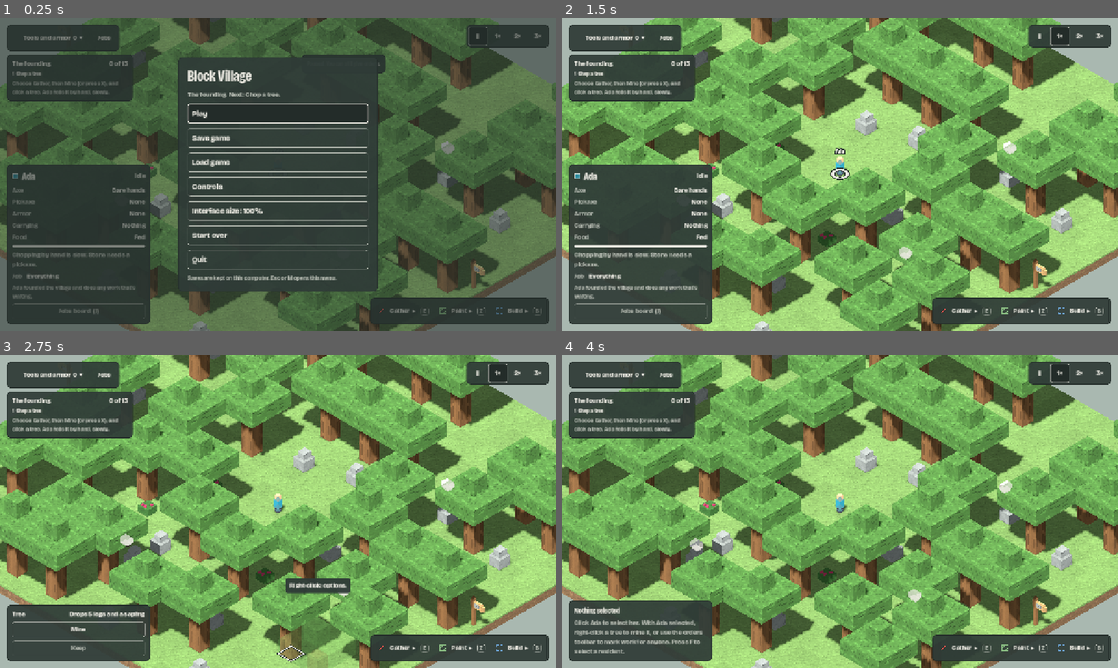
Above: before the commit, frames 1-4 (two rows, left to right).
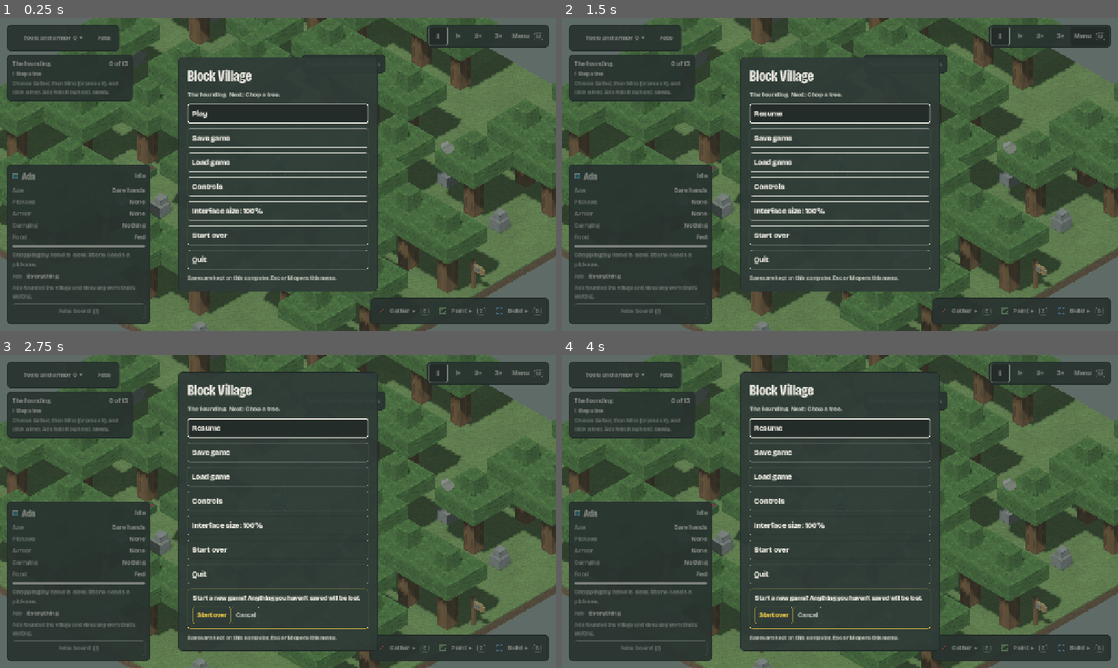
Above: after the commit, the same moments.

Repository: NerdyToddGerdy/mc_village
Game: Godot game, scene res://scenes/main.tscn
Two runs of this game, one before a commit and one after it. Both use one fixed random seed, a clock stepped at 60 frames per second and the inputs below.
Inputs (mouse positions are in pixels of both pictures, inside the frame that each line leads up to):
- Up to frame 1 (0.25 s): no input
- Up to frame 2 (1.5 s): click "Play" at 0.5 s; click (1090, 36) at 1.25 s, where only the run after the commit has a clickable "Menu"
- Up to frame 3 (2.75 s): click (278, 570) at 2 s, where only the run after the commit has a clickable "Start over"
- Up to frame 4 (4 s): click (840, 549) at 2.75 s, where only the run after the commit has a clickable "Start over"; click (840, 549) at 3.5 s, where only the run after the commit has a clickable "Start over"

The runs differ from the first frame. In frame 1, 0.6% of the frame differs, in the area x 76-98%, y 2-10%; in frame 2, 75%; in frame 3, 82%; in frame 4, 83%, in the area x 0-100%, y 0-100%.

Commit message:
An on-screen Menu button opens the Esc menu
A Menu button beside the speed buttons opens the main menu with a click,
for mouse-only players and the web build. Its keycap follows the menu
binding. Issue #216.

Co-Authored-By: Claude Sonnet 5.5 <noreply@anthropic.com>

Diff:
--- a/game/scenes/game.gd
+++ b/game/scenes/game.gd
@@ -775,6 +775,16 @@
 		_acc = 0.0
 		set_tool("")
 	_menu.show_view(view)
+
+
+## The HUD's Menu button (issue #216): opens the main menu as Esc does, or closes it again.
+func toggle_menu() -> void:
+	if not _menu.visible:
+		open_menu("main")
+	elif _menu.view == "main":
+		close_menu()
+	else:
+		_menu.back()
 
 
 func close_menu() -> void:
--- a/game/tests/game_test.gd
+++ b/game/tests/game_test.gd
@@ -284,6 +284,34 @@
 		if b is Button and not b.is_queued_for_deletion() and b.get_meta("label", "") == row:
 			return _walk(b).filter(func(n): return n is Label and n.get_parent() is PanelContainer).map(func(l): return l.text)
 	return []
+
+
+## Issue #216: a Menu button on the HUD opens the Esc menu, shows the menu key and follows a rebind.
+func _test_menu_button(game: Game) -> void:
+	var hud: Hud = game._hud
+	game.set_tool("")
+	if game._menu.visible:
+		game.close_menu()
+	hud.refresh(game.sim)
+	var b: Button = hud._menu_btn
+	check(b.is_visible_in_tree() and b.text == "Menu", "the HUD has a Menu button")
+	check(hud._menu_cap_label.text == game.keys.first("menu"), "it shows the menu key (%s)" % hud._menu_cap_label.text)
+	var r := b.get_global_rect()
+	check(get_root().get_visible_rect().encloses(r), "it's on screen")
+	for other in [hud._speed_panel, hud._stuck_panel]:
+		if other.visible and other != hud._speed_panel:
+			check(not other.get_global_rect().intersects(r), "it doesn't cover the stuck list")
+	b.pressed.emit()
+	check(game._menu.visible and game._menu.view == "main", "clicking it opens the main menu")
+	game.toggle_menu()
+	check(not game._menu.visible, "clicking it again closes the menu, as Esc does")
+	game.keys.assign("menu", KEY_F2)
+	hud._keys_sig = ""
+	hud.refresh(game.sim)
+	check(hud._menu_cap_label.text == "F2" and "F2" in b.tooltip_text, "the badge and tooltip follow a rebound key")
+	game.keys.reset()
+	hud._keys_sig = ""
+	hud.refresh(game.sim)
 
 
 ## Issues #93, #94: Gather and Paint menus in the toolbar, picked by click or by 1–9 while open.
@@ -1227,6 +1255,7 @@
 	_test_smooth_movement(game)
 	await _test_rebinding(game)
 	_test_order_menus(game)
+	_test_menu_button(game)
 	_test_key_migration()
 	await _test_craft_menu(game)
 	await _test_right_click_never_silent(game)
--- a/game/view/hud.gd
+++ b/game/view/hud.gd
@@ -40,6 +40,9 @@
 var _pointer := Vector2(-1, -1)
 var _goals := VBoxContainer.new()
 var _speed_btns := {}
+var _menu_btn: Button                ## The on-screen button for the Esc menu (issue #216), beside the speed buttons.
+var _menu_cap: PanelContainer        ## Its key badge, which follows the "menu" binding.
+var _menu_cap_label: Label
 var _stuck_panel: PanelContainer
 var _stuck := VBoxContainer.new()
 var stuck_open := true          ## The stuck list shows its entries; false folds it to a chip (issue #77).
@@ -155,6 +158,27 @@
 		b.toggle_mode = true
 		_speed_btns[v] = b
 		speed.add_child(b)
+	_menu_btn = _button("Menu", func(): game.toggle_menu())  # the Esc menu, for the mouse and the web build (issue #216)
+	_menu_btn.custom_minimum_size = Vector2(0, 44)
+	_menu_btn.alignment = HORIZONTAL_ALIGNMENT_LEFT
+	_menu_cap = PanelContainer.new()
+	var menu_cap_box := _box(Color(0, 0, 0, 0), 3, 0, Palette.CHALK_DIM)
+	menu_cap_box.content_margin_left = 5
+	menu_cap_box.content_margin_right = 5
+	menu_cap_box.content_margin_top = 0
+	menu_cap_box.content_margin_bottom = 0
+	_menu_cap.add_theme_stylebox_override("panel", menu_cap_box)
+	_menu_cap.mouse_filter = Control.MOUSE_FILTER_IGNORE
+	_menu_cap_label = _label("", false, Palette.CHALK_DIM, Palette.CAPTION)
+	_menu_cap.add_child(_menu_cap_label)
+	_menu_btn.add_child(_menu_cap)
+	var place_cap := func() -> void:
+		var cs := _menu_cap.get_combined_minimum_size()
+		_menu_cap.size = cs
+		_menu_cap.position = Vector2(_menu_btn.size.x - cs.x - 10, (_menu_btn.size.y - cs.y) / 2)
+	_menu_btn.resized.connect(place_cap)
+	_menu_cap.minimum_size_changed.connect(place_cap)
+	speed.add_child(_menu_btn)
 	_speed_panel = _panel(speed, Vector2.ZERO, 4)
 	tr.add_child(_speed_panel)
 	_stuck_panel = _panel(_stuck, Vector2(250, 0))
@@ -519,6 +543,14 @@
 	for t in _tool_btns:
 		_tool_btns[t].tooltip_text = tips[t] + (" (%s)" % k.first(t) if k.first(t) != "" else "")
 	_toolbar_sig = ""
+	var menu_key := k.first("menu")
+	_menu_cap_label.text = menu_key
+	_menu_cap.visible = menu_key != ""
+	_menu_btn.tooltip_text = "Save, load, controls and more" + (" (%s, or Esc)" % menu_key if menu_key != "" else " (Esc)")
+	for state in ["normal", "hover", "pressed", "hover_pressed", "disabled", "focus"]:
+		var sb := (_theme.get_stylebox(state, "Button") as StyleBoxFlat).duplicate() as StyleBoxFlat
+		sb.content_margin_right = 10 + (_font.get_string_size(menu_key, HORIZONTAL_ALIGNMENT_LEFT, -1, Palette.CAPTION).x + 12 + 10 if menu_key != "" else 2)
+		_menu_btn.add_theme_stylebox_override(state, sb)
 	var speed_actions := {0: "pause", 1: "speed1", 2: "speed2", 3: "speed3"}
 	for v in _speed_btns:
 		var keytext := k.text(speed_actions[v]).replace("  ", " or ")
Not shown, changed: docs/how-to-play.md
Not shown, changed: slice-2-spec.md
